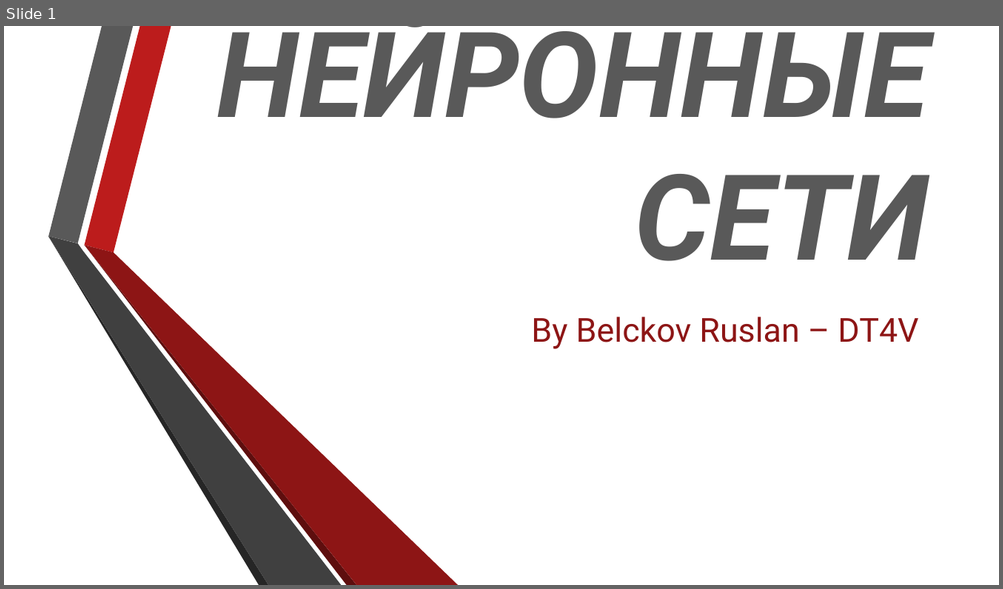
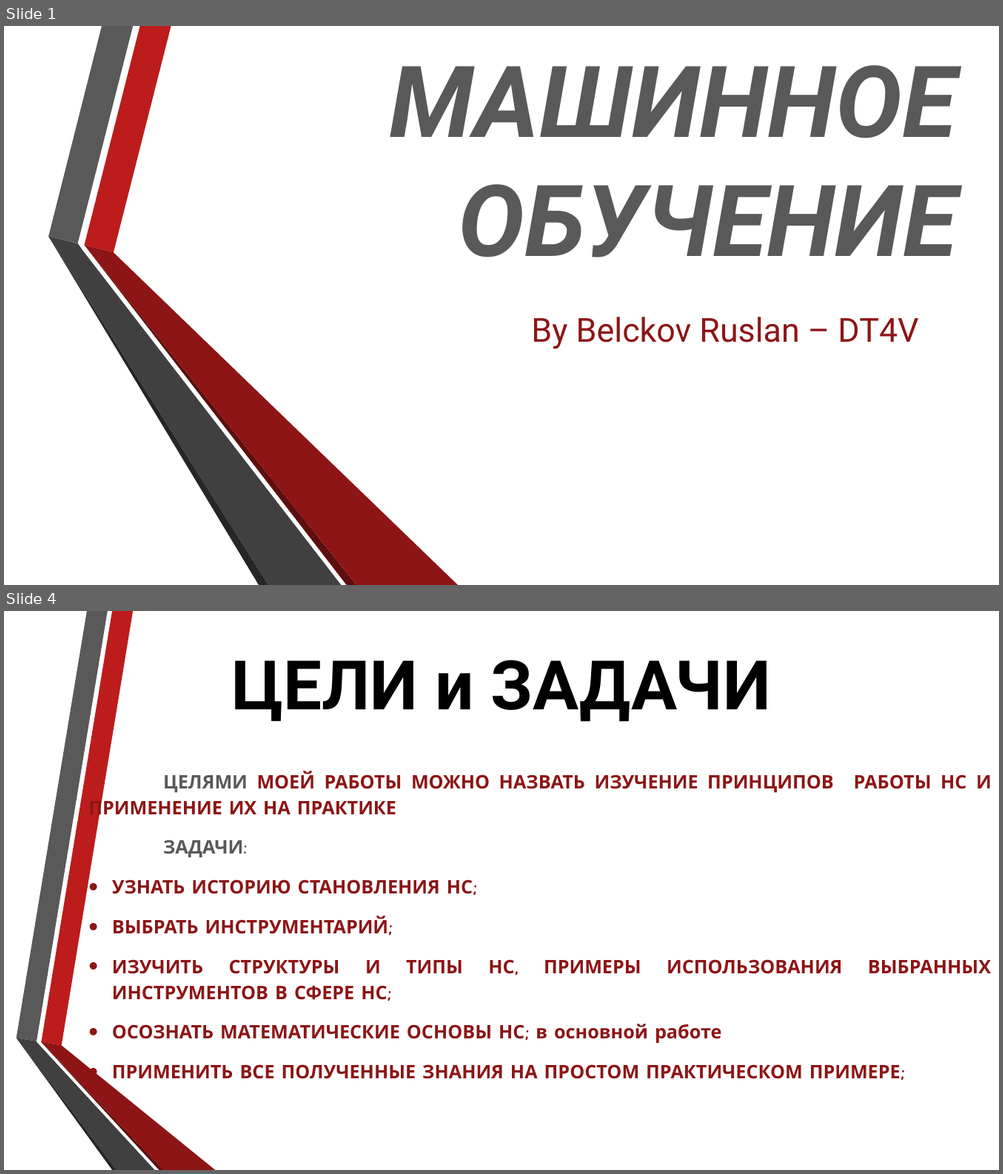
Before and after one commit to DanteTemplar/NPK, a slide deck: Нейронные Сети, Бельков.pptx. Shown one above the other, each under a label of ours: slide 1 before the commit, slides 1 and 4 after it; the slides between them are not shown. The pictures are 1003x589 and 1003x1174 pixels, drawn with LibreOffice and Linux fonts; fonts in the diff are those of the drawing; background and template pictures are left out. Boxes give left, top, right and bottom in pixels: in the first picture for what was removed or moved away, otherwise in the second. Text is boxed around its words. In the diff, an @@ line names an element or a change of style, - is before the commit and + after.

```diff
--- a/Нейронные Сети, Бельков.pptx
+++ b/Нейронные Сети, Бельков.pptx
@@ slide 4 added at box(4, 611, 999, 1170), background picture (left out) @@
@@ title added at box(231, 660, 771, 721), 66 pt, text #000000, bold @@
+ЦЕЛИ и ЗАДАЧИ
@@ text added at box(88, 771, 990, 1079), 18 pt, text #8D1515, bold @@
+ЦЕЛЯМИ МОЕЙ РАБОТЫ МОЖНО НАЗВАТЬ ИЗУЧЕНИЕ ПРИНЦИПОВ РАБОТЫ НС И ПРИМЕНЕНИЕ ИХ НА ПРАКТИКЕ
+ЗАДАЧИ:
+• УЗНАТЬ ИСТОРИЮ СТАНОВЛЕНИЯ НС;
+• ВЫБРАТЬ ИНСТРУМЕНТАРИЙ;
+• ИЗУЧИТЬ СТРУКТУРЫ И ТИПЫ НС, ПРИМЕРЫ ИСПОЛЬЗОВАНИЯ ВЫБРАННЫХ ИНСТРУМЕНТОВ В СФЕРЕ НС;
+• ОСОЗНАТЬ МАТЕМАТИЧЕСКИЕ ОСНОВЫ НС; в основной работе
+• ПРИМЕНИТЬ ВСЕ ПОЛУЧЕННЫЕ ЗНАНИЯ НА ПРОСТОМ ПРАКТИЧЕСКОМ ПРИМЕРЕ;
@@ group added at box(16, 611, 215, 1170): 6 freeform shapes @@
@@ slide 1 changed as well @@
@@ title at box(389, 65, 956, 258): text changed; size 115 to 96 pt @@
-НЕЙРОННЫЕ СЕТИ
+МАШИННОЕ ОБУЧЕНИЕ
```
Also in this commit, not shown: 3 other slides changed, 13 other slides added, 9 slides removed, 1 other file.
